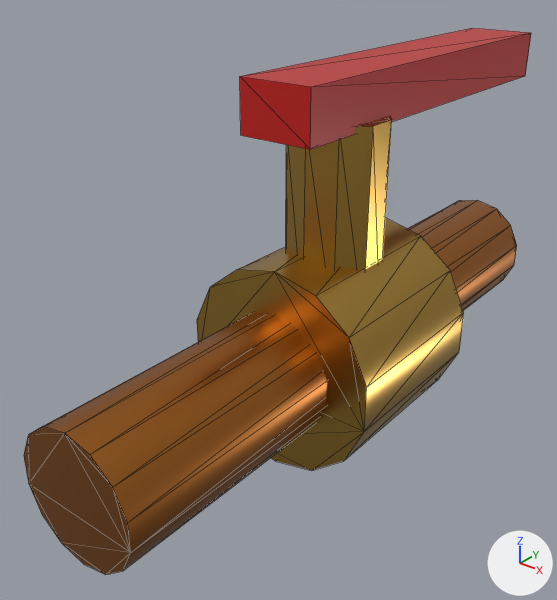
Two versions of the glTF model modules/assets/internal/models/services/services.pipe.valve_15.glb, one commit apart.
One viewpoint serves both versions: a 50 mm camera at (0.0486, -0.0713, 0.0467) aimed at (-0.0042, -0.0054, 0.0058). Arrows for +X, +Y and +Z are at lower right; the lights stay in place. The older version comes first. Mesh edges are drawn as thin lines. Vertices at exactly the same position are counted once.

In view in the first picture: 'main__brass', 'main__copper', 'main__plastic_red'.
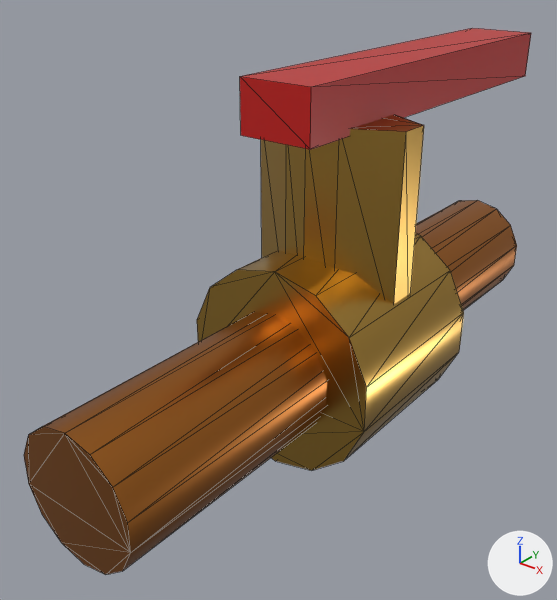
The change, as a diff of the scene's bpy script:
```diff
--- a/modules/assets/internal/models/services/services.pipe.valve_15.glb.py
+++ b/modules/assets/internal/models/services/services.pipe.valve_15.glb.py
@@ me_main__brass @@
 me_main__brass.from_pydata(...)  # 48 vertices, 88 faces; spans x -0.0124..0.0124, y -0.0113..0.0113, z -0.0128..0.0278
 # used by ob_main__brass; location = (0.0, 0.0, 0.0)
 # before: 32 (0.0057, 0.0019, 0.0052), 33 (0.0057, 0.0019, 0.0278) at pixel (391, 119), 34 (0.0057, -0.0019, 0.0052), 35 (0.0057, -0.0019, 0.0278) at pixel (373, 126), 42 (-0.0057, -0.0019, 0.0052)
 # before: 43 (-0.0057, -0.0019, 0.0278), 44 (-0.0057, 0.0019, 0.0052), 45 (-0.0057, 0.0019, 0.0278)
+# me_main__brass part 1
+for i in [*range(42, 46)]: me_main__brass.vertices[i].co += Vector((-0.004, 0.0, 0.0))
+for i in [*range(32, 36)]: me_main__brass.vertices[i].co += Vector((0.004, 0.0, 0.0))
 me_main__brass.materials.append(mat_brass)
```

Changed parts and their boxes [x1, y1, x2, y2] in the pictures (557 x 600 px; the box of a moved part takes in the faces that stretch with it):
'main__brass', reshaped
    before: [197, 116, 464, 470]
    after: [197, 115, 464, 470]
part 1 of me_main__brass, moved or reshaped
    before: [335, 116, 391, 269]
    after: [261, 115, 424, 304]
